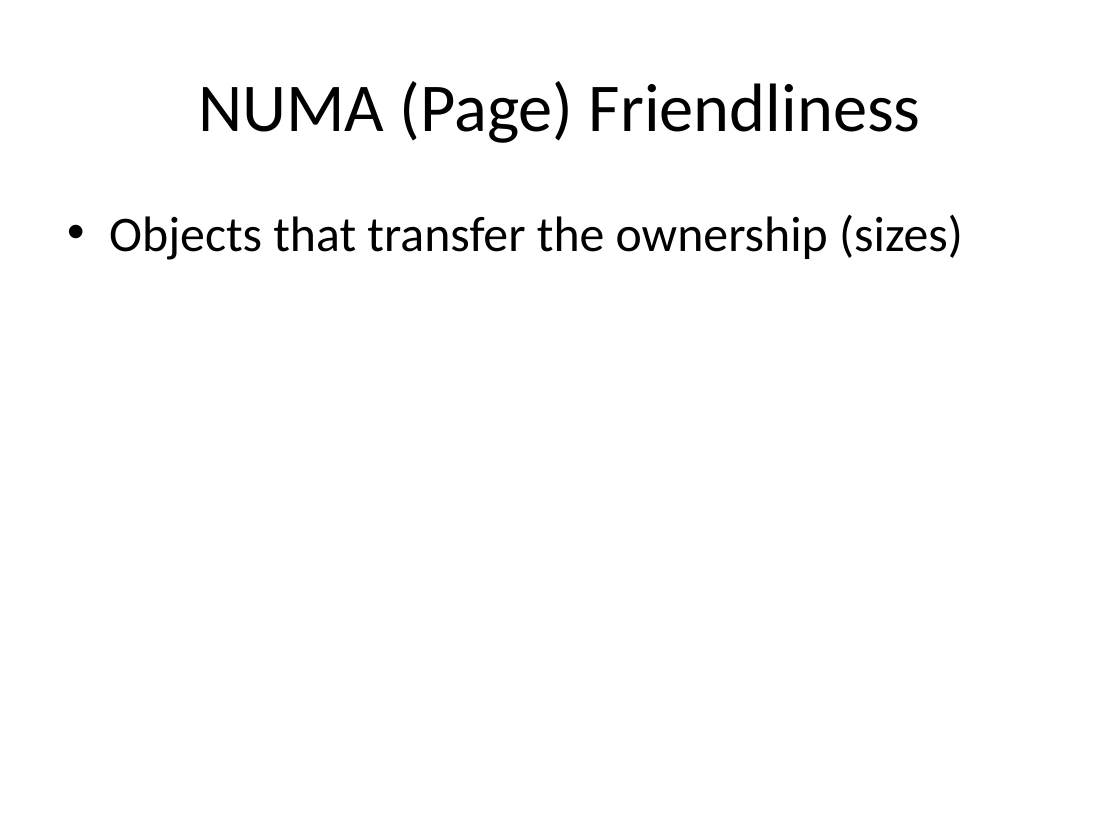
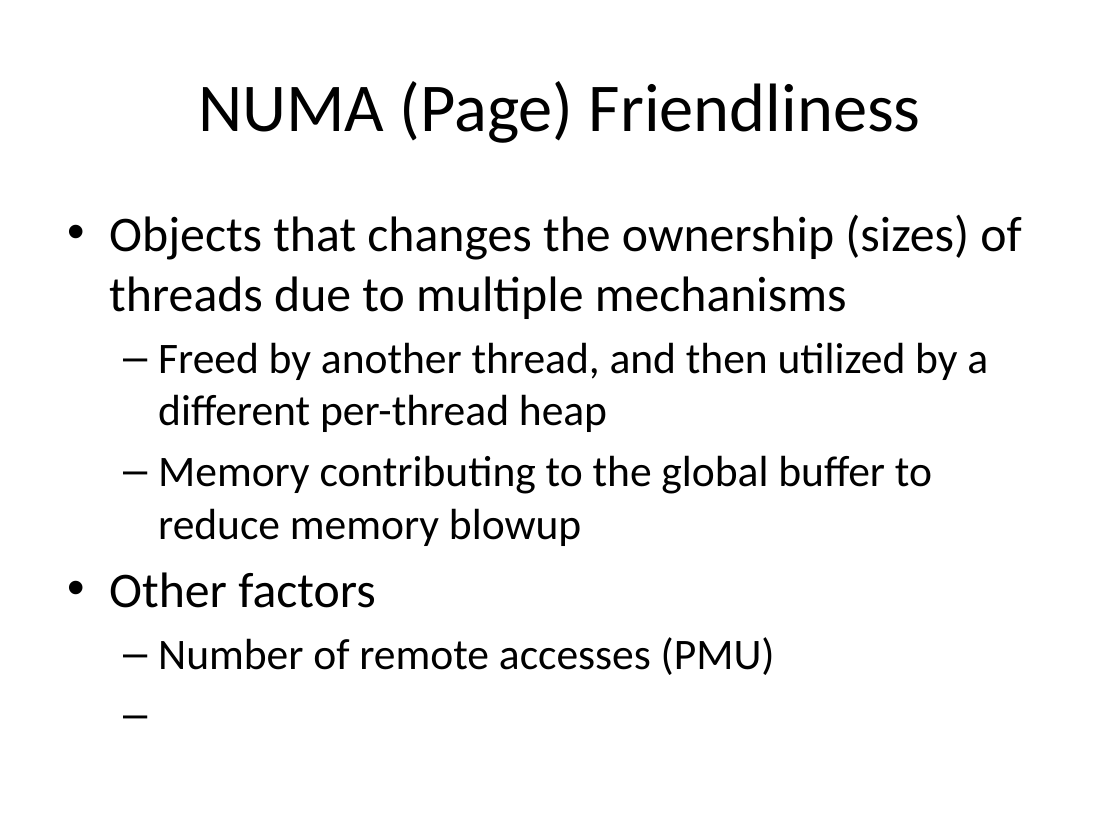
Before and after one commit to UTSASRG/MemPerf-Pro, a slide deck: slide 9 of AllocatorProfiler.pptx. Drawn at 1120x840 pixels with LibreOffice and Linux fonts; fonts in the diff are those of the drawing. Boxes give left, top, right and bottom in pixels: in the first picture for what was removed or moved away, otherwise in the second. Text is boxed around its words. In the diff, an @@ line names an element or a change of style, - is before the commit and + after.

```diff
--- a/AllocatorProfiler.pptx
+++ b/AllocatorProfiler.pptx
@@ text at box(109, 214, 1021, 675): text changed; size 32 to 28 pt @@
-• Objects that transfer the ownership (sizes)
+• Objects that changes the ownership (sizes) of threads due to multiple mechanisms
+  – Freed by another thread, and then utilized by a different per-thread heap
+  – Memory contributing to the global buffer to reduce memory blowup
+• Other factors
+  – Number of remote accesses (PMU)
```
Also in this commit, not shown: 2 other slides changed.
